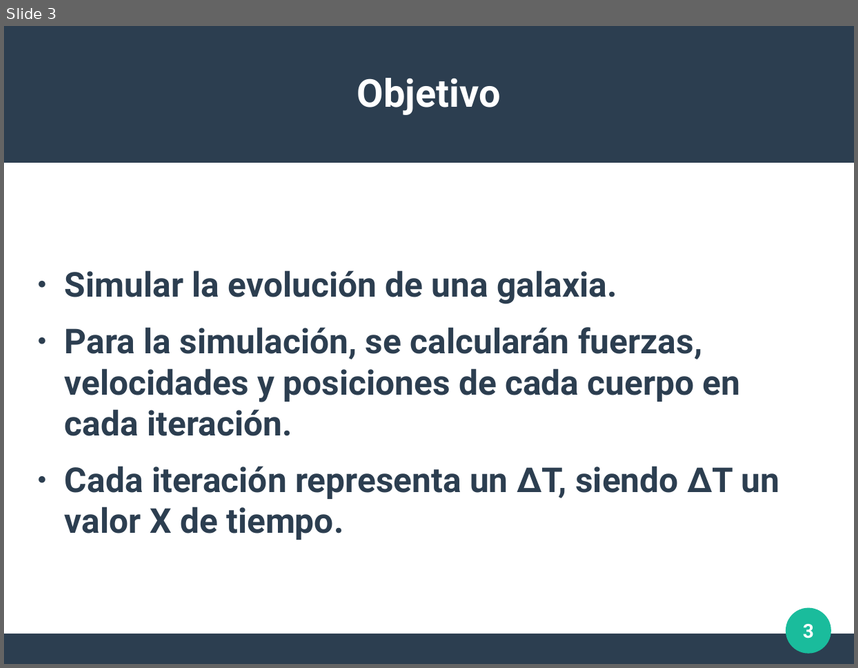
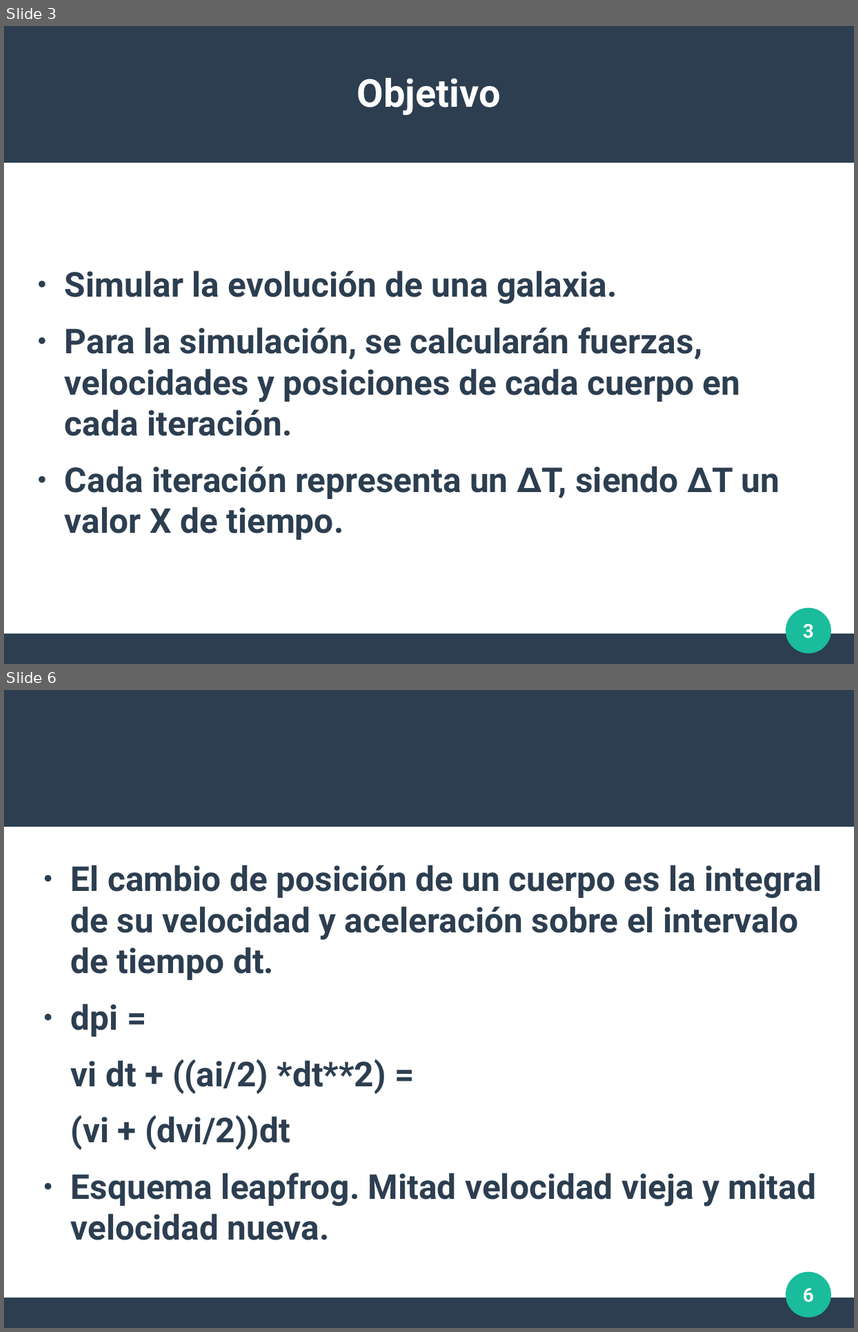
Before and after one commit to javier-a-agustin/tp-final-Introduccion-a-la-Concurrencia-2020, a slide deck: presentacion.odp. Shown one above the other, each under a label of ours: slide 3 before the commit, slides 3 and 6 after it; the slides between them are not shown. The pictures are 858x668 and 858x1332 pixels, drawn with LibreOffice and Linux fonts; fonts in the diff are those of the drawing. Boxes give left, top, right and bottom in pixels: in the first picture for what was removed or moved away, otherwise in the second. Text is boxed around its words. In the diff, an @@ line names an element or a change of style, - is before the commit and + after.

```diff
--- a/presentacion.odp
+++ b/presentacion.odp
@@ slide 6 added at [4,690,854,1328], background #FFFFFF; not listed: 3 template elements that a slide beside it also shows @@
@@ text added at [71,865,822,1240], 32 pt, text #2C3E50, bold @@
+● El cambio de posición de un cuerpo es la integral de su velocidad y aceleración sobre el intervalo de tiempo dt.
+● dpi =
+vi dt + ((ai/2) *dt**2) =
+(vi + (dvi/2))dt
+● Esquema leapfrog. Mitad velocidad vieja y mitad velocidad nueva.
@@ page number added at [803,1288,814,1302], 18 pt, text #FFFFFF, bold @@
+6
```
Also in this commit, not shown: 2 slides changed, 4 other slides added, 3 other files.
